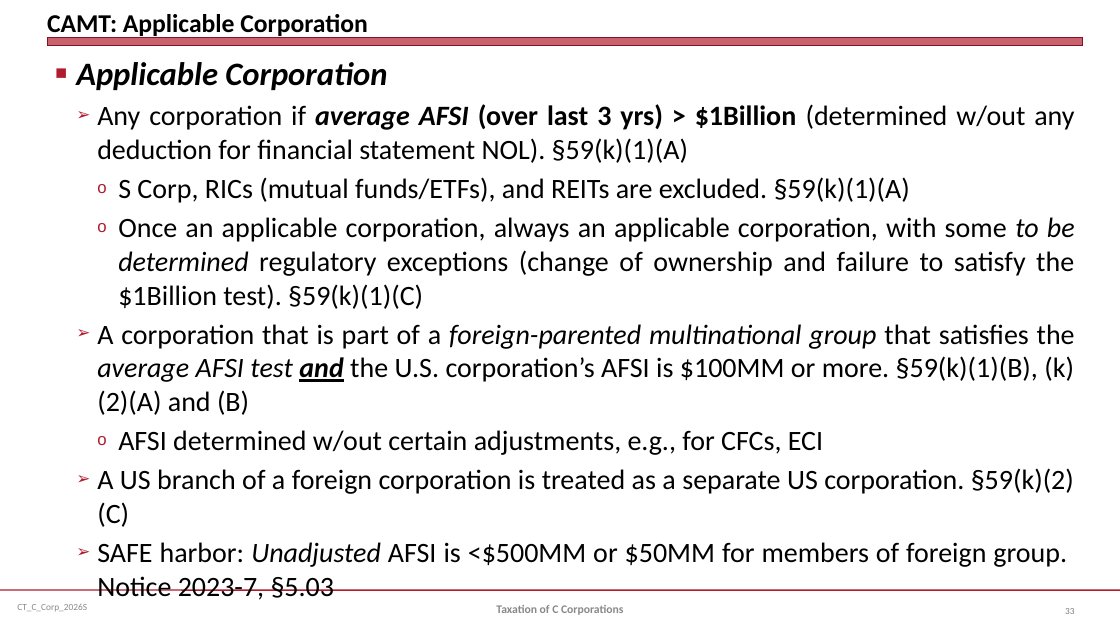
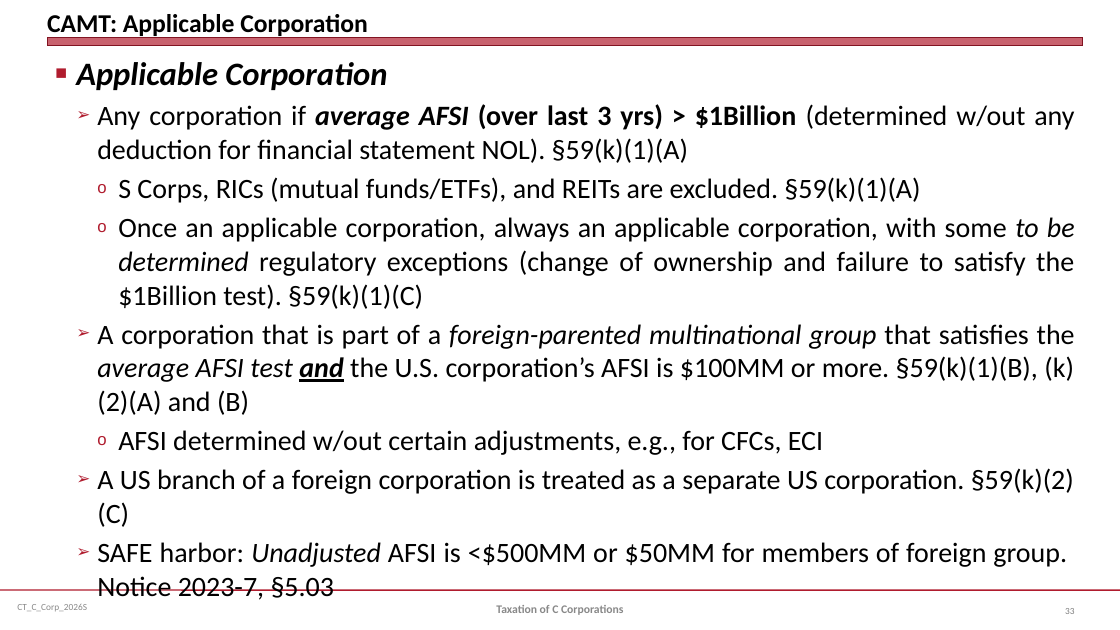
Before and after one commit to jmc877/Corporate-Tax, a slide deck: slide 33 of slides/CT_C_Corp_2026S.pptx. Drawn at 1120x630 pixels with LibreOffice and Linux fonts; fonts in the diff are those of the drawing. Boxes give left, top, right and bottom in pixels: in the first picture for what was removed or moved away, otherwise in the second. Text is boxed around its words. In the diff, an @@ line names an element or a change of style, - is before the commit and + after.

```diff
--- a/slides/CT_C_Corp_2026S.pptx
+++ b/slides/CT_C_Corp_2026S.pptx
@@ text at (118,177,920,203): text changed @@
-    o S Corp, RICs (mutual funds/ETFs), and REITs are excluded. §59(k)(1)(A)
+    o S Corps, RICs (mutual funds/ETFs), and REITs are excluded. §59(k)(1)(A)
```
Also in this commit, not shown: 18 other slides changed, 1 slide added, 1 slide removed, 2 other files.
